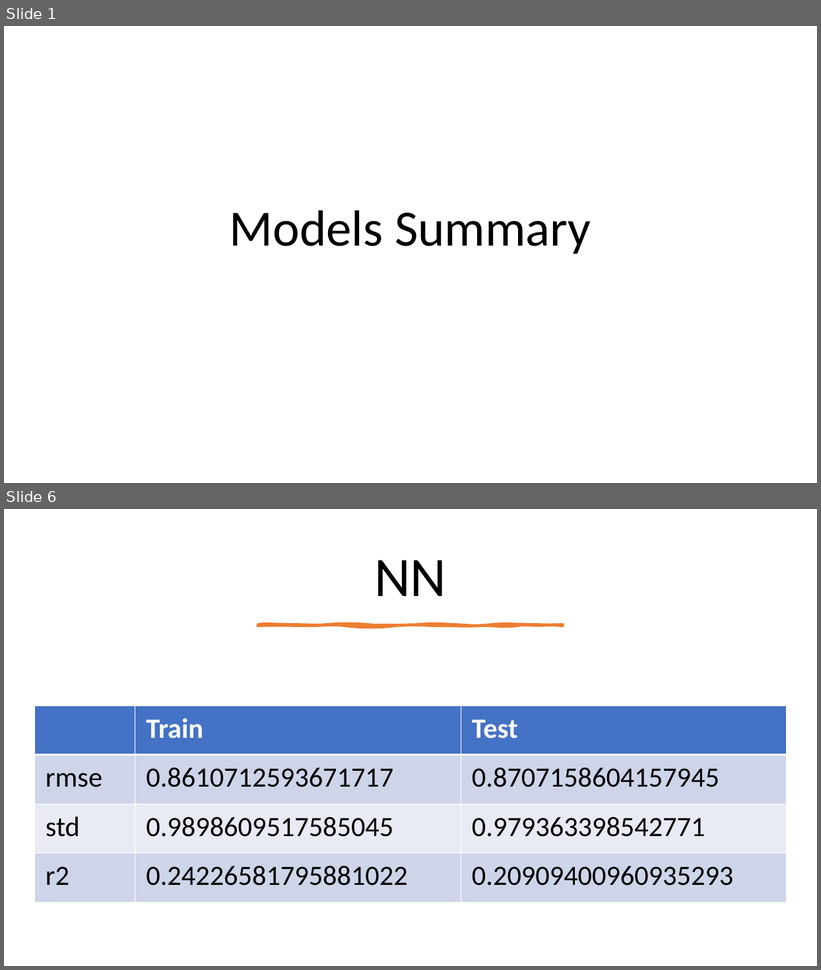
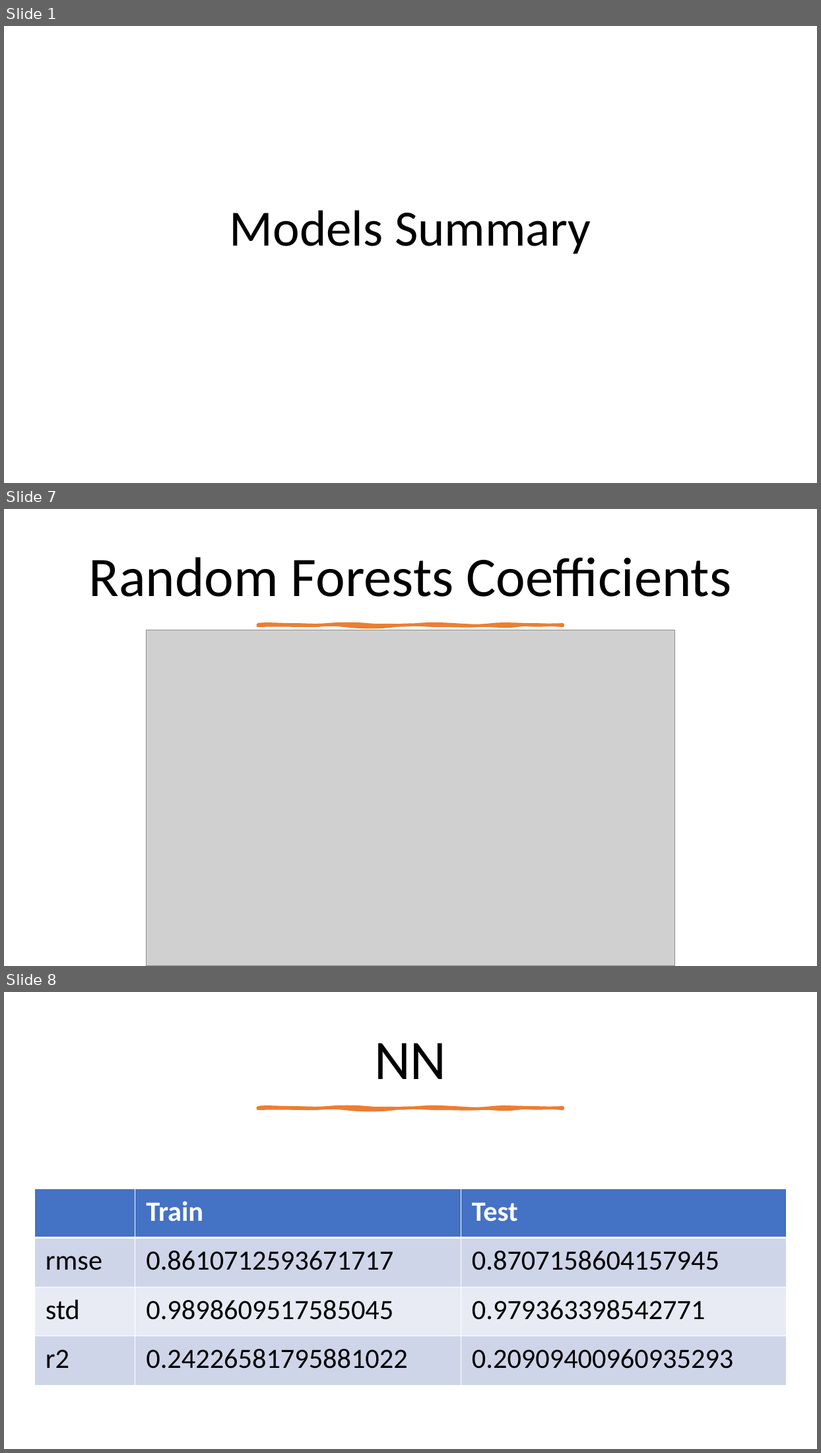
Before and after one commit to LiaCohn/clean-coasts, a slide deck: models/models.pptx. Shown one above the other, each under a label of ours: slides 1 and 6 before the commit, slides 1, 7 and 8 after it; the slides between them are not shown. The pictures are 821x970 and 821x1453 pixels, drawn with LibreOffice and Linux fonts; fonts in the diff are those of the drawing; grey boxes stand for pictures. Boxes give left, top, right and bottom in pixels: in the first picture for what was removed or moved away, otherwise in the second. Text is boxed around its words. In the diff, an @@ line names an element or a change of style, - is before the commit and + after.

Commit message:
add coeff to models

```diff
--- a/models/models.pptx
+++ b/models/models.pptx
@@ slide 7 added at box(4, 509, 817, 966), background #FFFFFF @@
@@ title added at box(88, 557, 732, 597), 66 pt, text #000000 @@
+Random Forests Coefficients
@@ freeform shape added at box(257, 625, 563, 626), fill #ED7D31, outline #ED7D31 3.25 pt @@
@@ picture added at box(147, 630, 675, 966) @@
@@ what was slide 6 is now slide 8 @@
```
Also in this commit, not shown: 4 slides changed, 1 other slide added, 3 other files.
